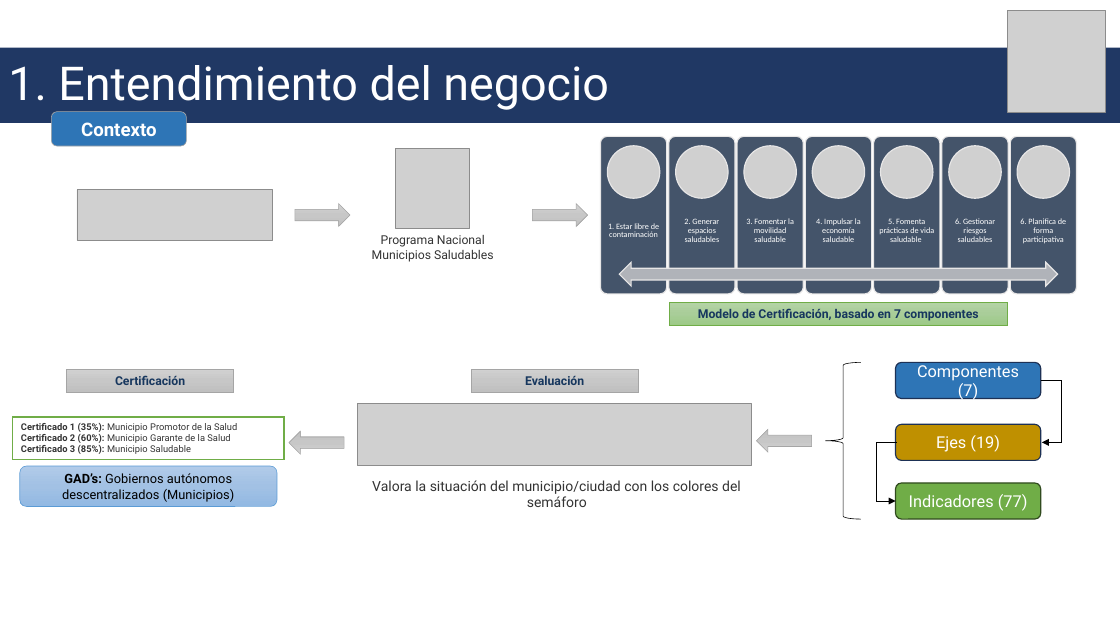
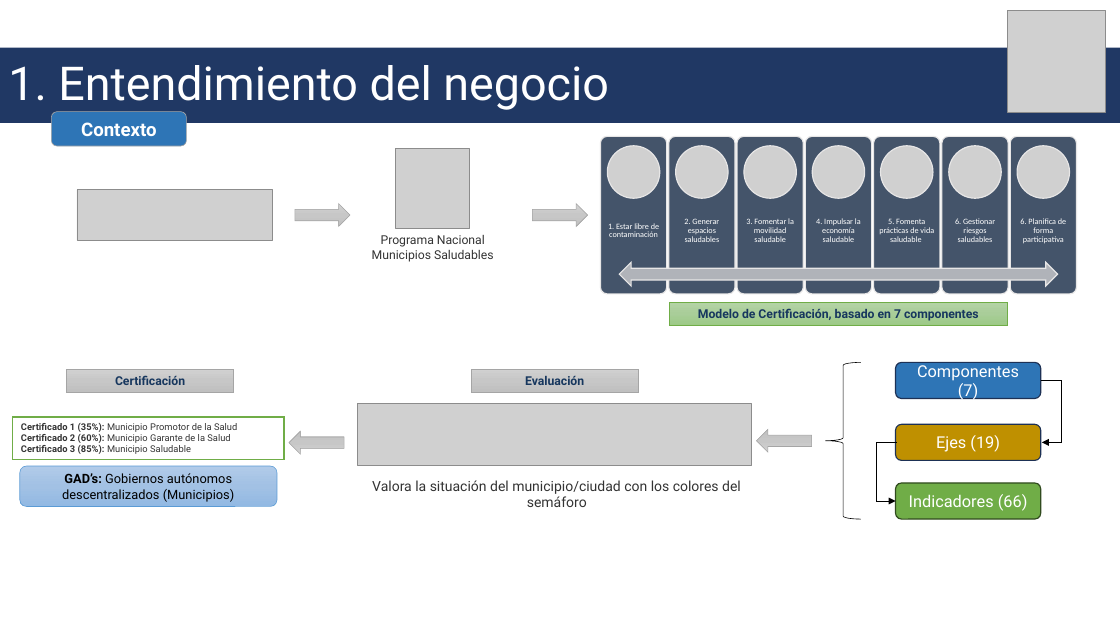
Before and after one commit to dcuasapaz/warncity, a slide deck: slide 2 of Dcm/Actualizacion_2023_DiegoCuasapaz_Deber4.pptx. Drawn at 1120x630 pixels with LibreOffice and Linux fonts; fonts in the diff are those of the drawing; grey boxes stand for pictures. Boxes give left, top, right and bottom in pixels: in the first picture for what was removed or moved away, otherwise in the second. Text is boxed around its words. In the diff, an @@ line names an element or a change of style, - is before the commit and + after.

```diff
--- a/Dcm/Actualizacion_2023_DiegoCuasapaz_Deber4.pptx
+++ b/Dcm/Actualizacion_2023_DiegoCuasapaz_Deber4.pptx
@@ text in rounded rectangle at [909,494,1028,511]: text changed @@
-Indicadores (77)
+Indicadores (66)
```
Also in this commit, not shown: 1 other slide changed, 52 other files.
